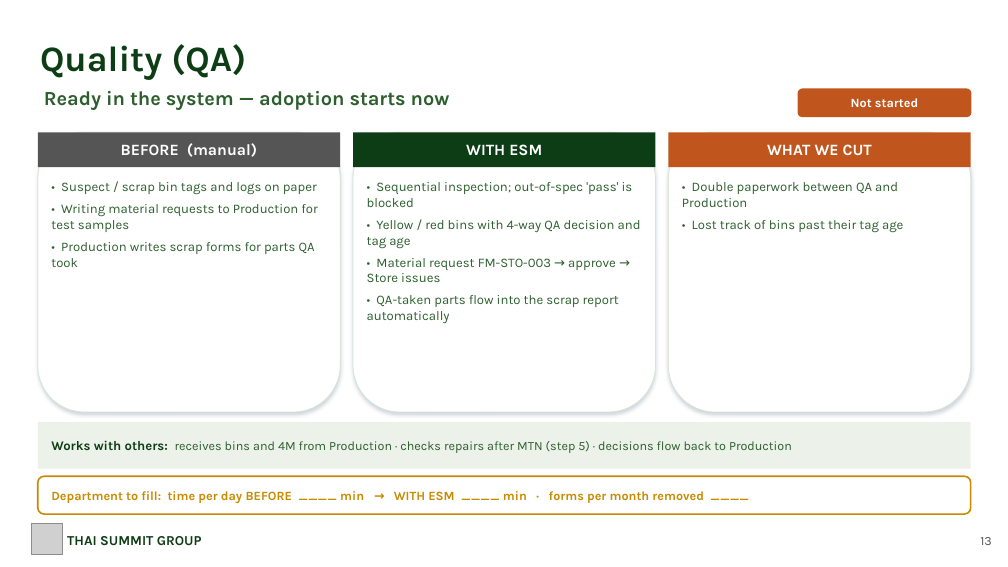
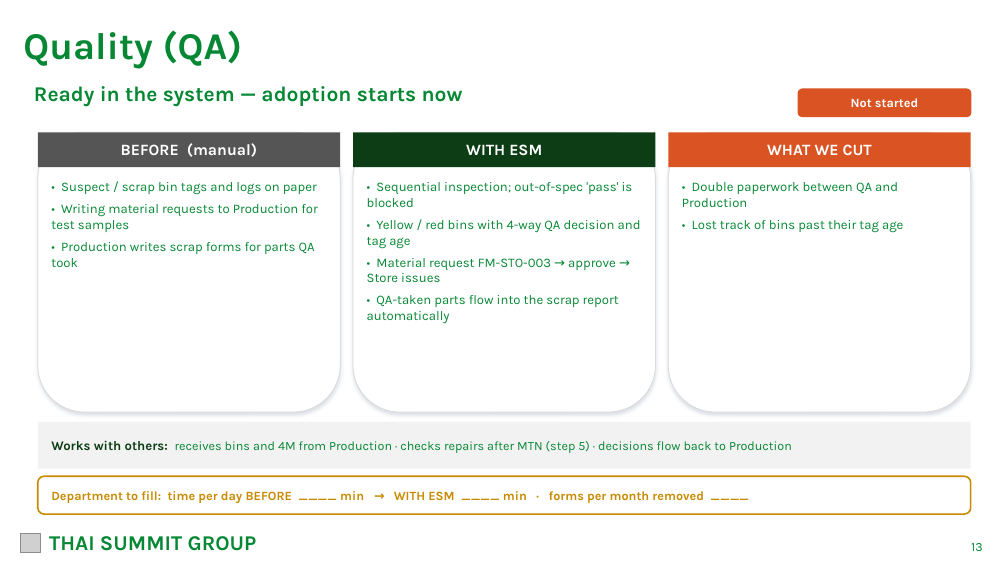
Before and after one commit to tsat4pd3-sketch/4Mmanagement, a slide deck: slide 13 of docs/meetings/TSAT_ESM_Department_Roadshow_2026-10.pptx. Drawn at 1008x567 pixels with LibreOffice and Linux fonts; fonts in the diff are those of the drawing; grey boxes stand for pictures. Boxes give left, top, right and bottom in pixels: in the first picture for what was removed or moved away, otherwise in the second. Text is boxed around its words. In the diff, an @@ line names an element or a change of style, - is before the commit and + after.

```diff
--- a/docs/meetings/TSAT_ESM_Department_Roadshow_2026-10.pptx
+++ b/docs/meetings/TSAT_ESM_Department_Roadshow_2026-10.pptx
@@ text "Quality (QA)": place and size @@
-text "Quality (QA)" at (40,44,246,80)
+text "Quality (QA)" at (23,30,243,69)
@@ text "Quality (QA)" at (23,30,243,69): size 34 to 36 pt, text colour #0D3D14 to #068734; vertical alignment middle to top @@
@@ text "Ready in the system — ...": place and size @@
-text "Ready in the system — ..." at (44,91,450,110)
+text "Ready in the system — ..." at (34,86,463,106)
@@ text "Ready in the system — ..." at (34,86,463,106): size 19 to 20 pt, text colour #2C5F2D to #068734 @@
@@ rounded rectangle at (798,88,972,117): fill #C0561E to #D95323 @@
@@ rectangle at (668,132,971,167): fill #C0561E to #D95323 @@
@@ outline #D8E4D0 0.75 pt to #D9D9D9 0.75 pt in 3 elements at (38,132,340,412), (353,132,656,412), (668,132,971,412) @@
@@ text colour #2C5F2D to #068734 in 3 elements at (51,182,317,267), (367,182,641,323), (682,182,903,233) @@
@@ rectangle at (38,422,971,469): fill #ECF1E9 to #F2F2F2 @@
@@ text "Works with others: receives bins ..." at (51,440,792,453): text colour #2C5F2D to #068734 in "receives bins and 4M from Production · ..." @@
@@ picture added at (20,533,40,553) @@
@@ picture removed at (32,523,62,555) @@
@@ text "THAI SUMMIT GROUP": place and size @@
-text "THAI SUMMIT GROUP" at (67,536,202,546)
+text "THAI SUMMIT GROUP" at (49,536,257,551)
@@ text "THAI SUMMIT GROUP" at (49,536,257,551): size 13 to 20 pt, text colour #0D3D14 to #068734 @@
@@ text "13": place and size @@
-text "13" at (980,537,992,545)
+text "13" at (971,543,983,551)
@@ text "13" at (971,543,983,551): text colour #555555 to #068734; vertical alignment middle to top @@
```
Also in this commit, not shown: 18 other slides changed, 13 other files.
